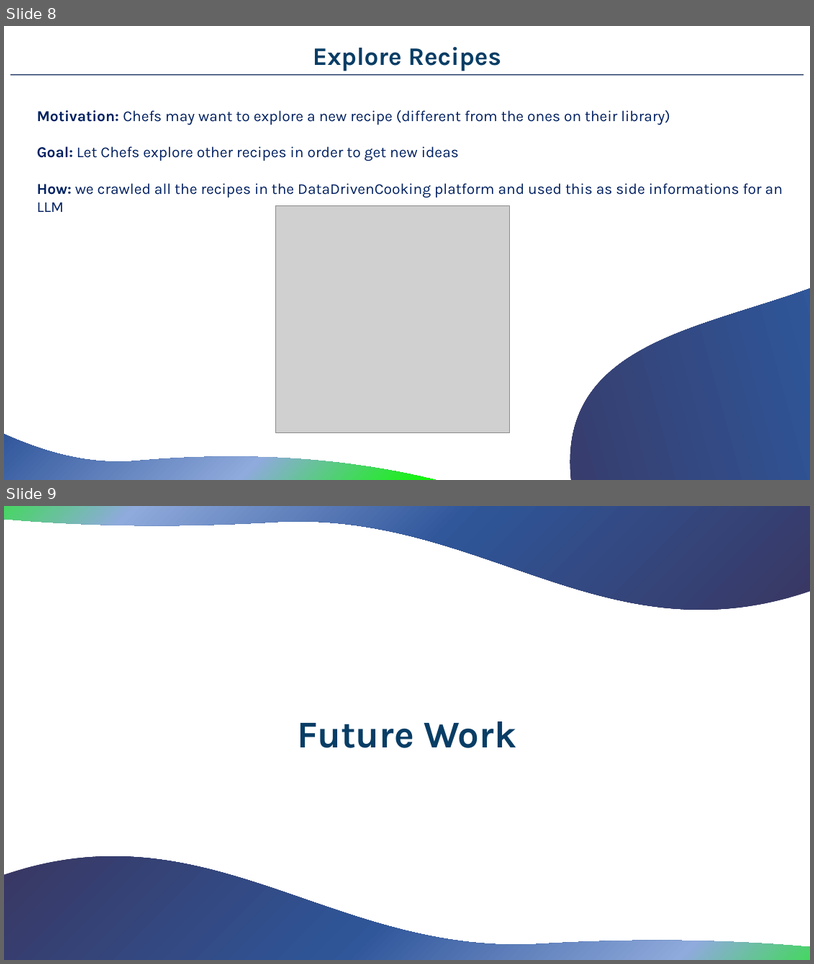
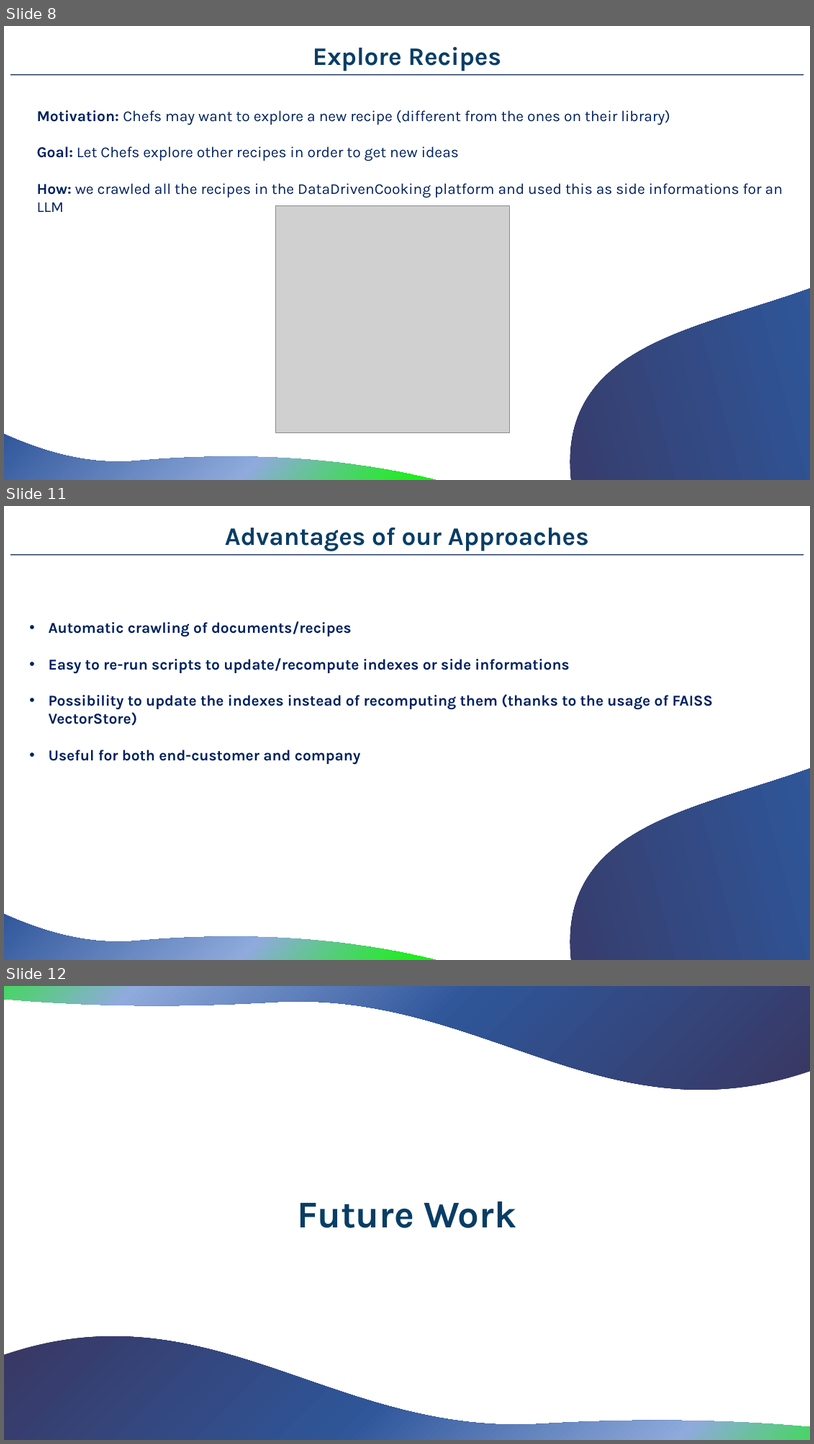
Before and after one commit to MerloSimone/HackatonUnox, a slide deck: Slides/PresentationDS.pptx. Shown one above the other, each under a label of ours: slides 8 and 9 before the commit, slides 8, 11 and 12 after it; the slides between them are not shown. The pictures are 814x964 and 814x1444 pixels, drawn with LibreOffice and Linux fonts; fonts in the diff are those of the drawing; grey boxes stand for pictures. Boxes give left, top, right and bottom in pixels: in the first picture for what was removed or moved away, otherwise in the second. Text is boxed around its words. In the diff, an @@ line names an element or a change of style, - is before the commit and + after.

Commit message:
updated slides

```diff
--- a/Slides/PresentationDS.pptx
+++ b/Slides/PresentationDS.pptx
@@ slide 11 added at [4,506,810,960], background #FFFFFF @@
@@ text added at [225,527,589,551], 30 pt, text #083D65, bold @@
+Advantages of our Approaches
@@ freeform shape added at [538,506,810,960], fill gradient #393762 to #2F5597 to #31579B to #8FAADC to #0CFA00 @@
@@ rectangle added at [10,554,804,556], fill #203864 @@
@@ text added at [49,621,713,764], 18 pt, text #002060, bold @@
+• Automatic crawling of documents/recipes
+• Easy to re-run scripts to update/recompute indexes or side informations
+• Possibility to update the indexes instead of recomputing them (thanks to the usage of FAISS VectorStore)
+• Useful for both end-customer and company
@@ freeform shape added at [4,836,436,960], fill gradient #393762 to #2F5597 to #31579B to #8FAADC to #0CFA00 @@
@@ what was slide 9 is now slide 12 @@
```
Also in this commit, not shown: 2 other slides added.
